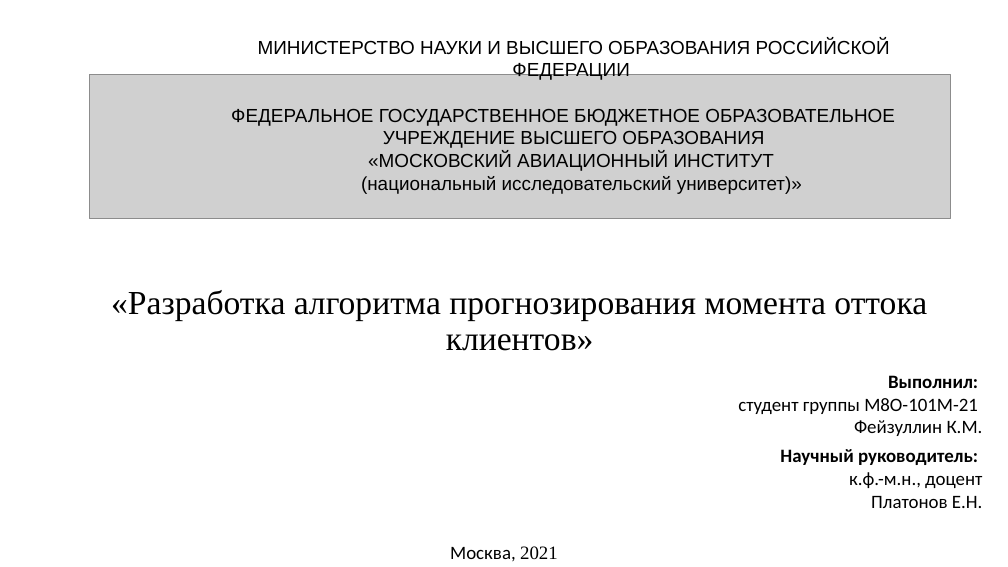
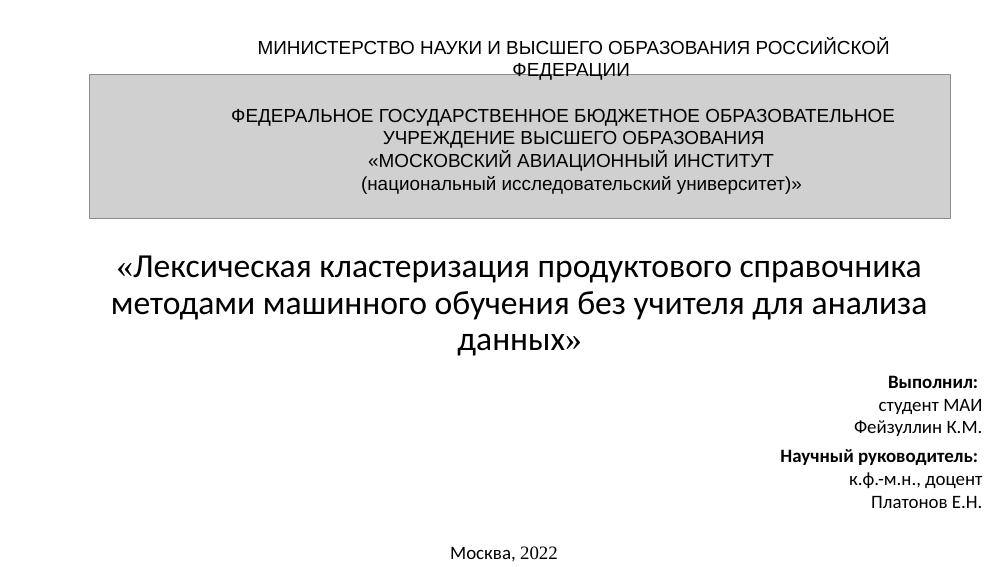
Before and after one commit to JacKira/MastersDegree, a slide deck: slide 1 of Отчет/speech.pptx. Drawn at 1008x567 pixels with LibreOffice and Linux fonts; fonts in the diff are those of the drawing; grey boxes stand for pictures. Boxes give left, top, right and bottom in pixels: in the first picture for what was removed or moved away, otherwise in the second. Text is boxed around its words. In the diff, an @@ line names an element or a change of style, - is before the commit and + after.

```diff
--- a/Отчет/speech.pptx
+++ b/Отчет/speech.pptx
@@ title at [111,255,928,356]: text changed; font Times New Roman to Calibri @@
-«Разработка алгоритма прогнозирования момента оттока клиентов»
+«Лексическая кластеризация продуктового справочника методами машинного обучения без учителя для анализа данных»
@@ text at [879,399,982,414]: text changed @@
-студент группы М8О-101М-21
+студент МАИ
@@ text at [450,546,558,561]: text changed @@
-Москва, 2021
+Москва, 2022
```
Also in this commit, not shown: 1 other slide changed, 8 slides added, 2 slides removed, 14 other files.
